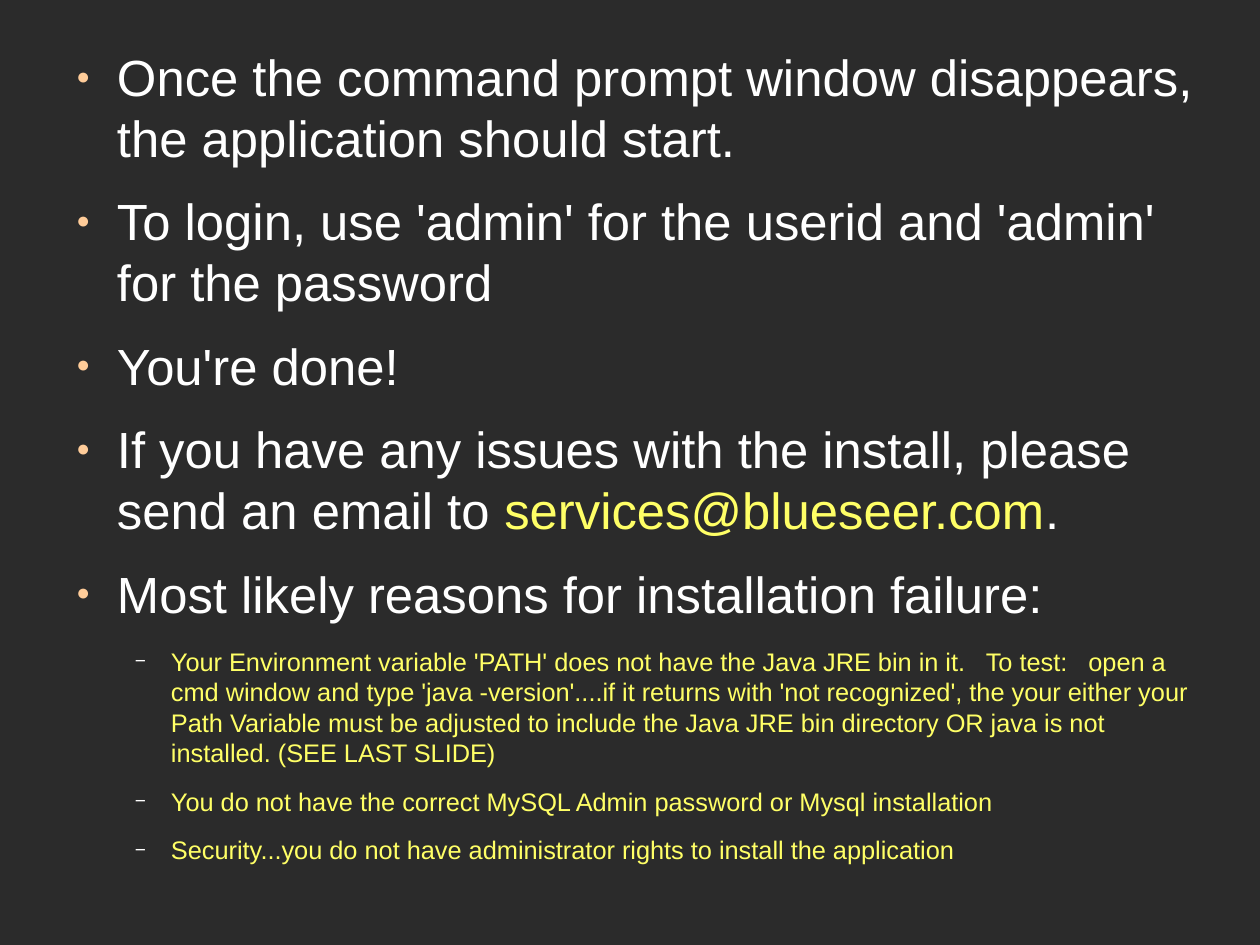
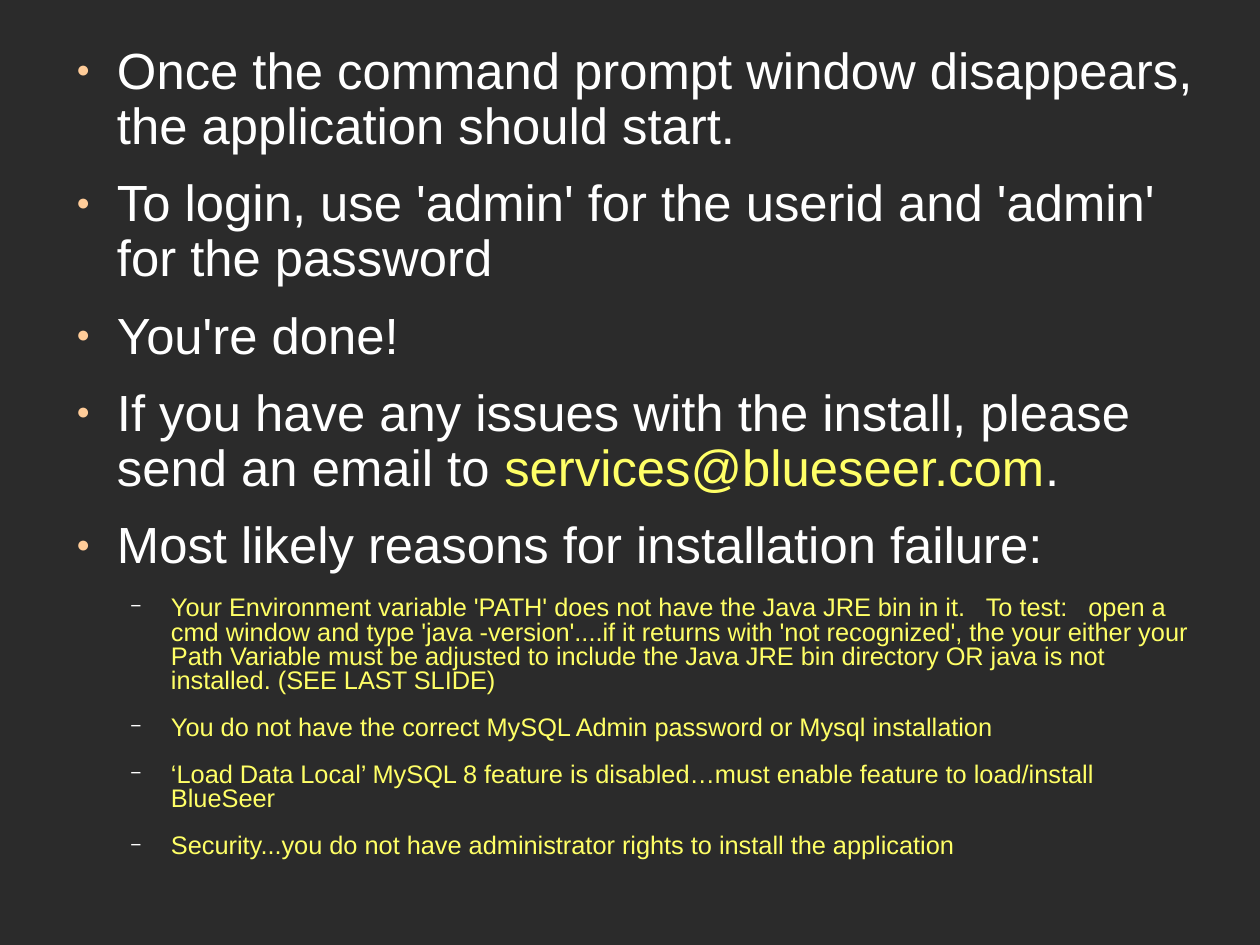
Before and after one commit to blueseerERP/blueseer, a slide deck: slide 7 of documentation/blueseer_install_instructions.odp. Drawn at 1260x945 pixels with LibreOffice and Linux fonts; fonts in the diff are those of the drawing; background and template pictures are left out; a plain dark background stands for a picture behind light text. Boxes give left, top, right and bottom in pixels: in the first picture for what was removed or moved away, otherwise in the second. Text is boxed around its words. In the diff, an @@ line names an element or a change of style, - is before the commit and + after.

```diff
--- a/documentation/blueseer_install_instructions.odp
+++ b/documentation/blueseer_install_instructions.odp
@@ text at (117,52,1193,860): indent changed; line spacing 1 to 0.9; line spacing 1 to 0.8; more space between paragraphs @@
@@ text at (171,764,1094,808): paragraph added @@
+  − ‘Load Data Local’ MySQL 8 feature is disabled…must enable feature to load/install BlueSeer
```
Also in this commit, not shown: 8 other slides changed, 1 slide added, 14 other files.
